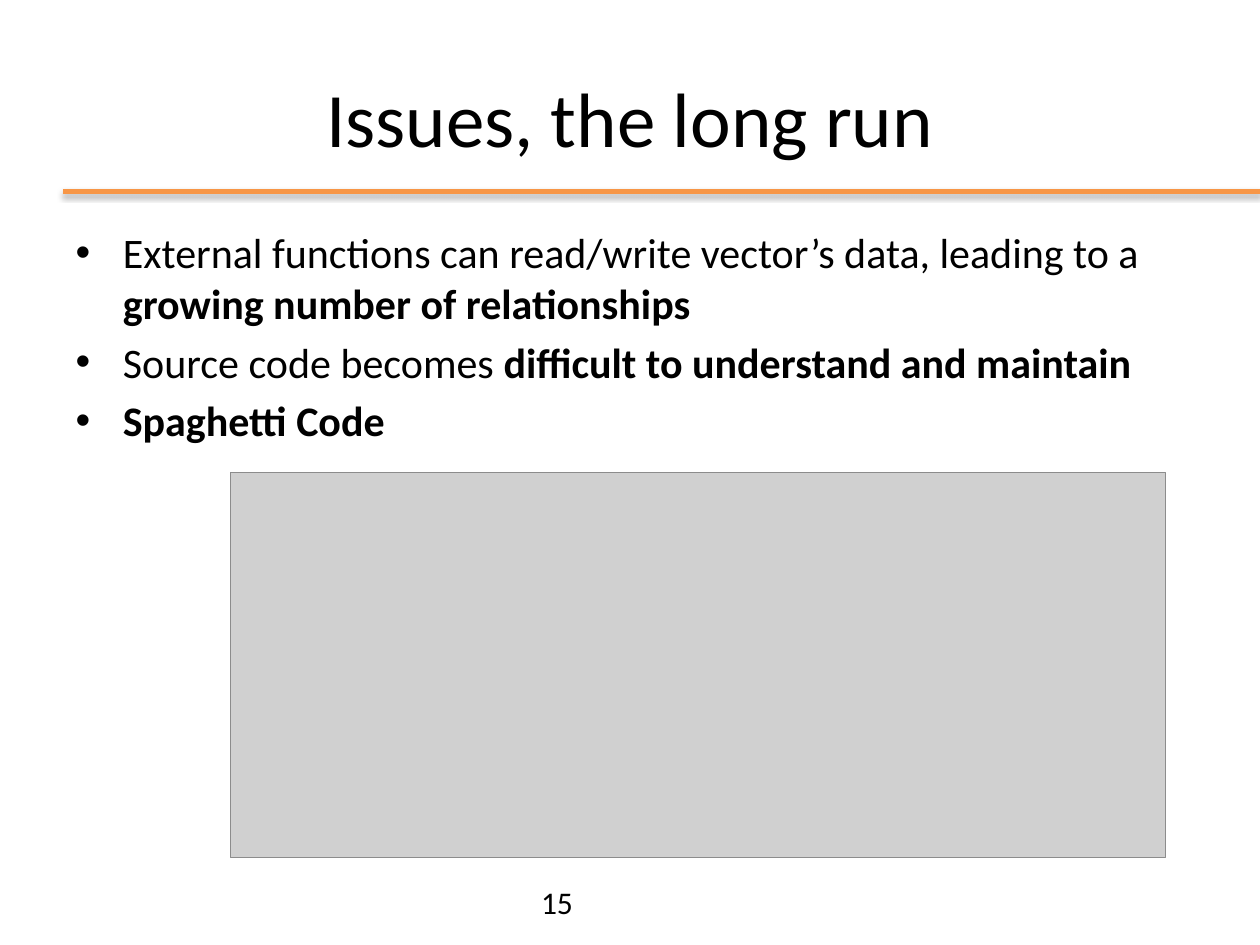
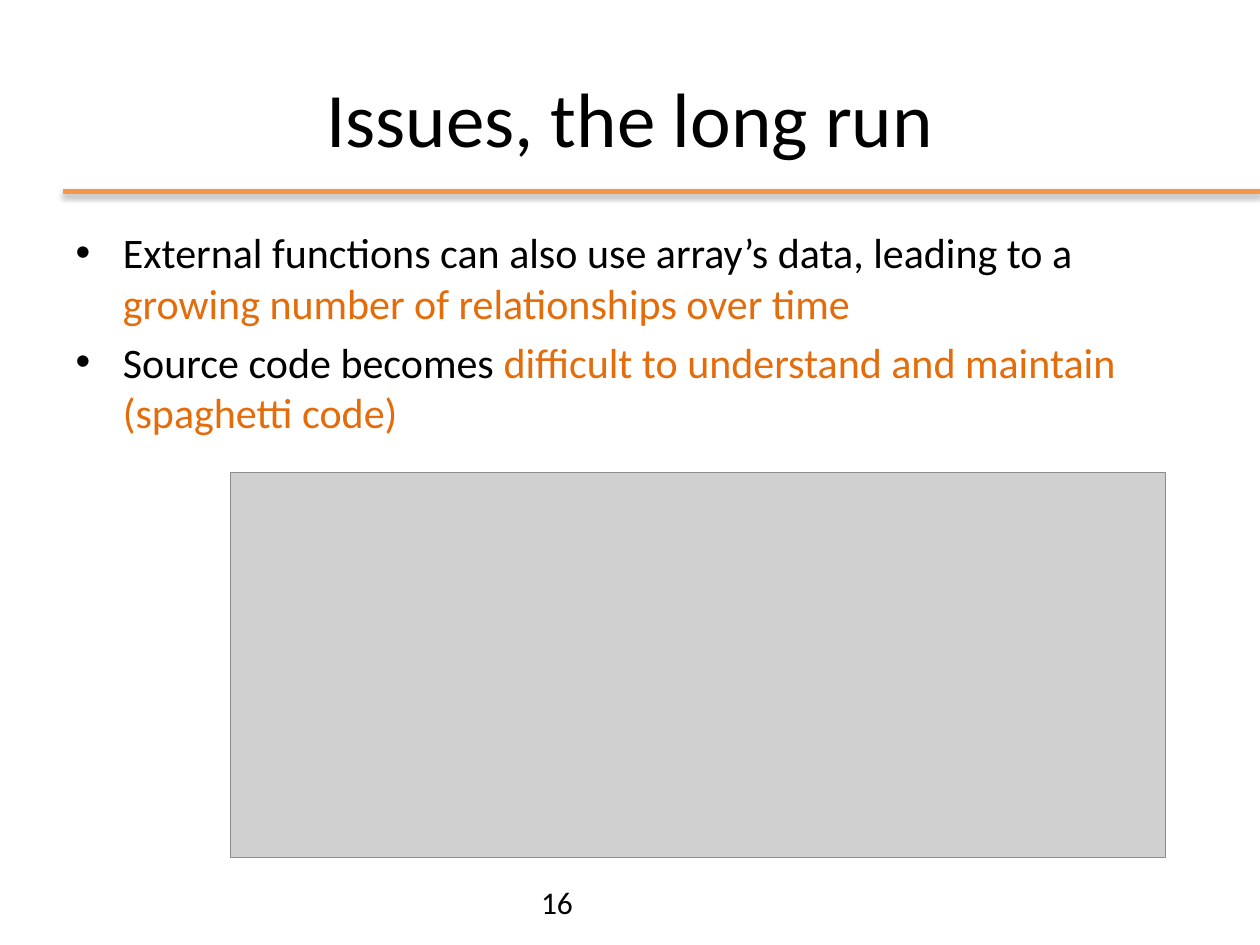
Before and after one commit to plctechnician/ooprogramming, a slide deck: slide 16 of java/slides/ppt/01 - Java From Functions to Objects.pptx (slide 15 before the commit). Drawn at 1260x945 pixels with LibreOffice and Linux fonts; fonts in the diff are those of the drawing; grey boxes stand for pictures; background and template pictures are left out. Boxes give left, top, right and bottom in pixels: in the first picture for what was removed or moved away, otherwise in the second. Text is boxed around its words. In the diff, an @@ line names an element or a change of style, - is before the commit and + after.

```diff
--- a/java/slides/ppt/01 - Java From Functions to Objects.pptx
+++ b/java/slides/ppt/01 - Java From Functions to Objects.pptx
@@ text at [123,238,1115,436]: text changed; text colour #000000 to #E46C0A; bold off @@
-• External functions can read/write vector’s data, leading to a growing number of relationships
-• Source code becomes difficult to understand and maintain
-• Spaghetti Code
+• External functions can also use array’s data, leading to a growing number of relationships over time
+• Source code becomes difficult to understand and maintain (spaghetti code)
@@ page number at [541,892,573,915]: text changed @@
-15
+16
```
Also in this commit, not shown: 17 other slides changed, 3 slides added, 8 slides removed, 1 other file.
